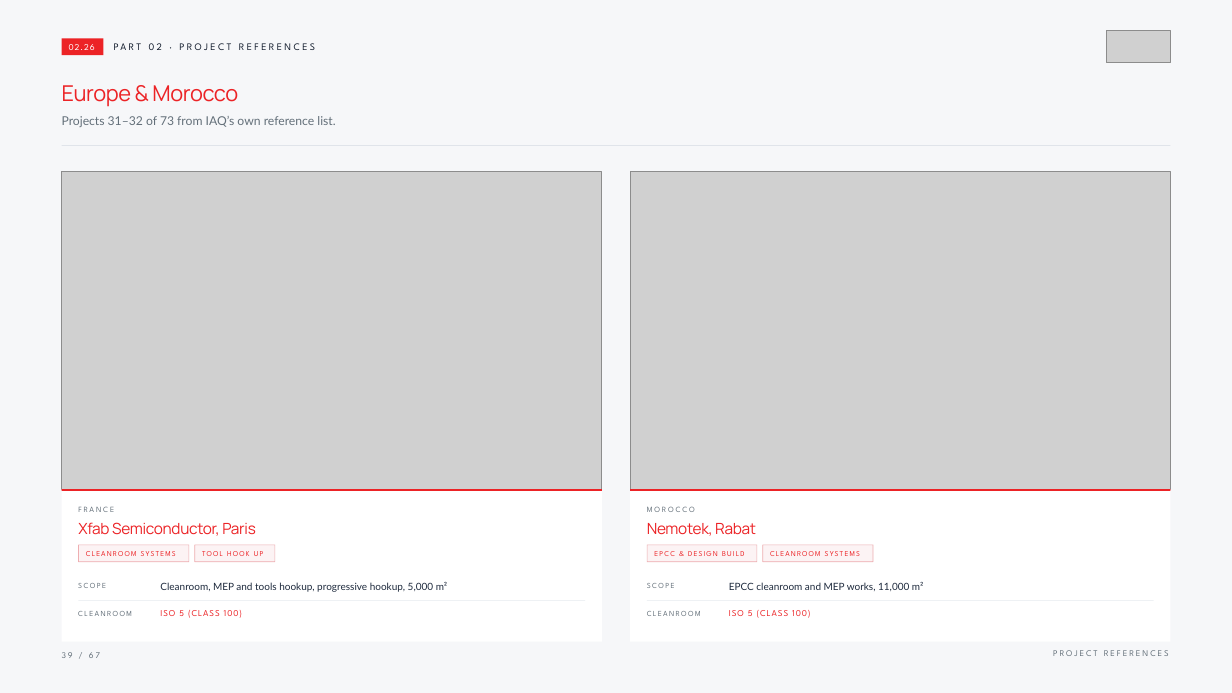
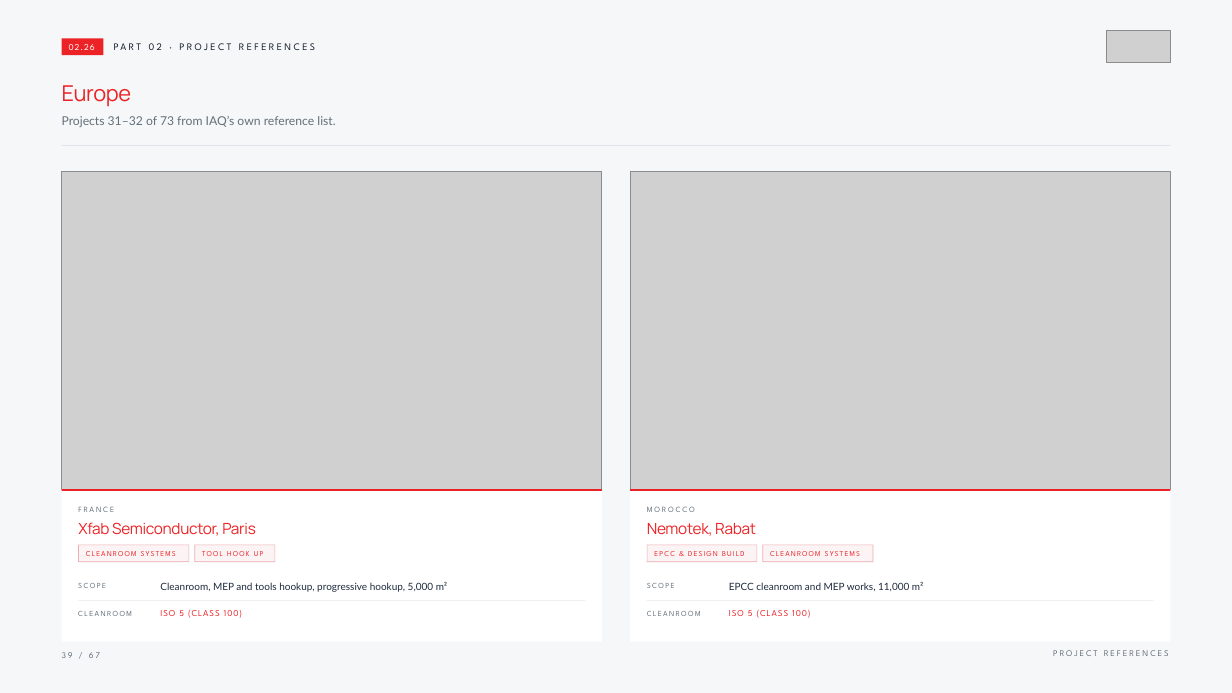
Before and after one commit to brandmethod/Brand-Method-Website, a slide deck: slide 39 of iaq-deck/IAQ-Company-Deck-2026.pptx. Drawn at 1232x693 pixels with LibreOffice and Linux fonts; fonts in the diff are those of the drawing; grey boxes stand for pictures. Boxes give left, top, right and bottom in pixels: in the first picture for what was removed or moved away, otherwise in the second. Text is boxed around its words. In the diff, an @@ line names an element or a change of style, - is before the commit and + after.

```diff
--- a/iaq-deck/IAQ-Company-Deck-2026.pptx
+++ b/iaq-deck/IAQ-Company-Deck-2026.pptx
@@ text at [62, 85, 132, 107]: text changed @@
-Europe & Morocco
+Europe
```
Also in this commit, not shown: 8 other slides changed, 8 other files.
